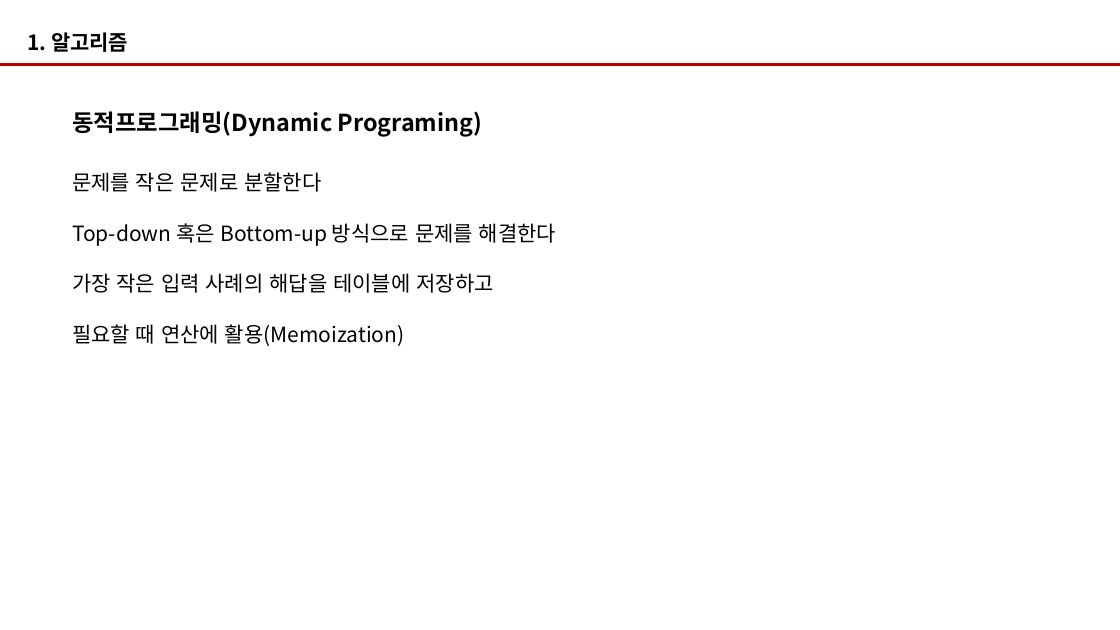
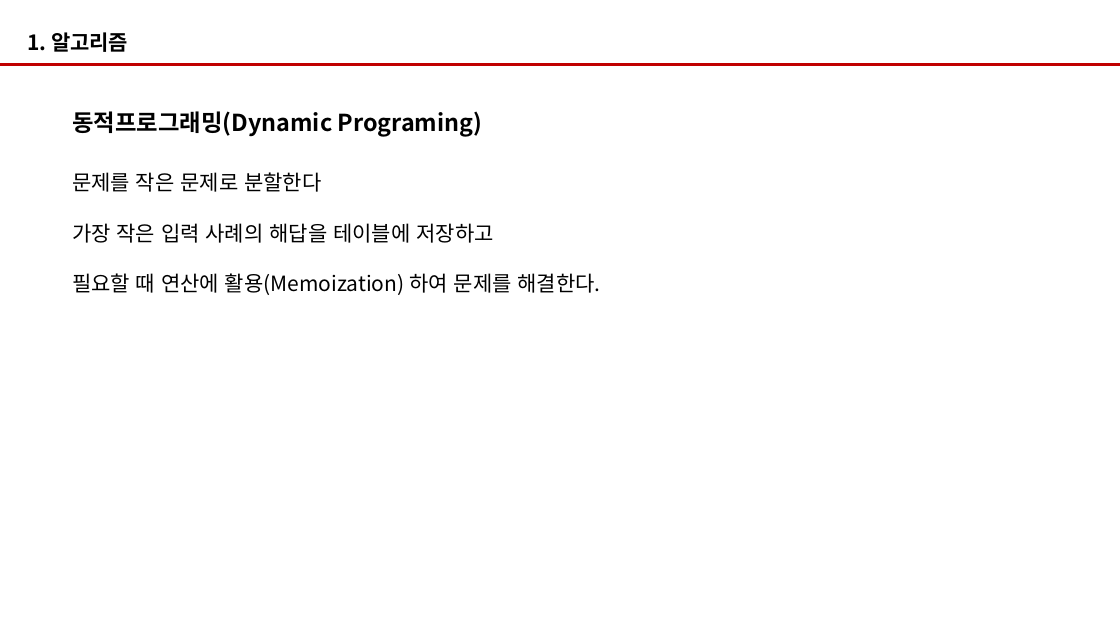
Before and after one commit to lectureazi/algorithm, a slide deck: slide 44 of 알고리즘수업자료.pptx. Drawn at 1120x630 pixels with LibreOffice and Linux fonts; fonts in the diff are those of the drawing. Boxes give left, top, right and bottom in pixels: in the first picture for what was removed or moved away, otherwise in the second. Text is boxed around its words. In the diff, an @@ line names an element or a change of style, - is before the commit and + after.

```diff
--- a/알고리즘수업자료.pptx
+++ b/알고리즘수업자료.pptx
@@ text at box(72, 223, 556, 246): paragraph removed @@
-Top-down 혹은 Bottom-up 방식으로 문제를 해결한다
@@ text at box(72, 273, 601, 295): text changed @@
-필요할 때 연산에 활용(Memoization)
+필요할 때 연산에 활용(Memoization) 하여 문제를 해결한다.
```
Also in this commit, not shown: 4 other slides changed, 27 other files.
